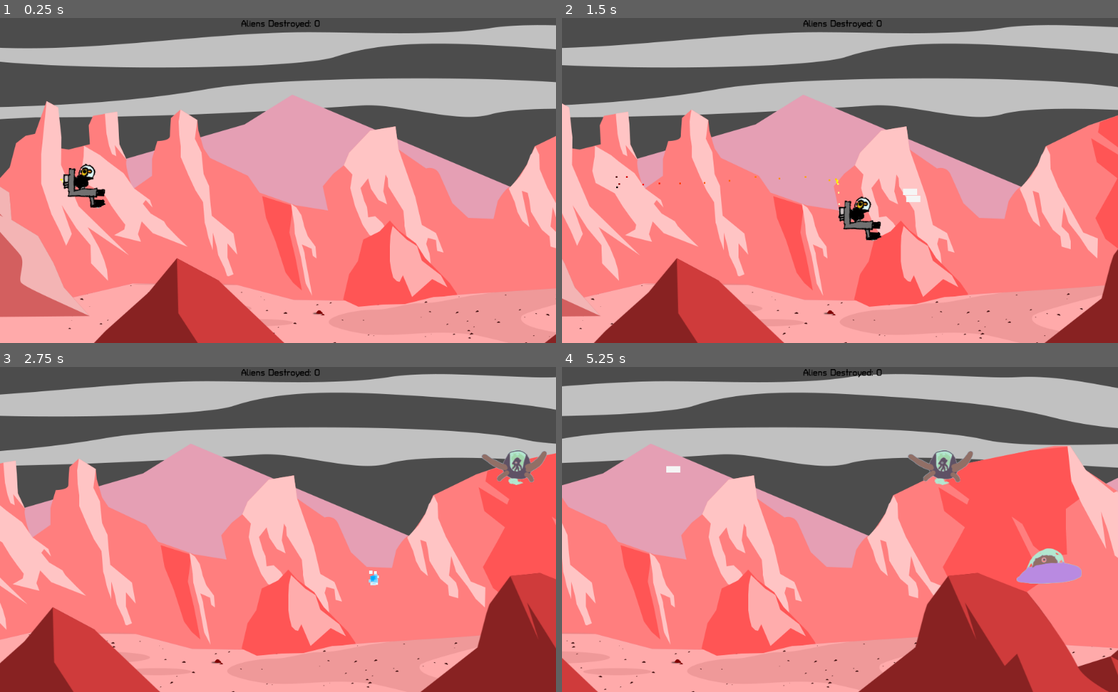
Above: before the commit, frames 1-4 (two rows, left to right).
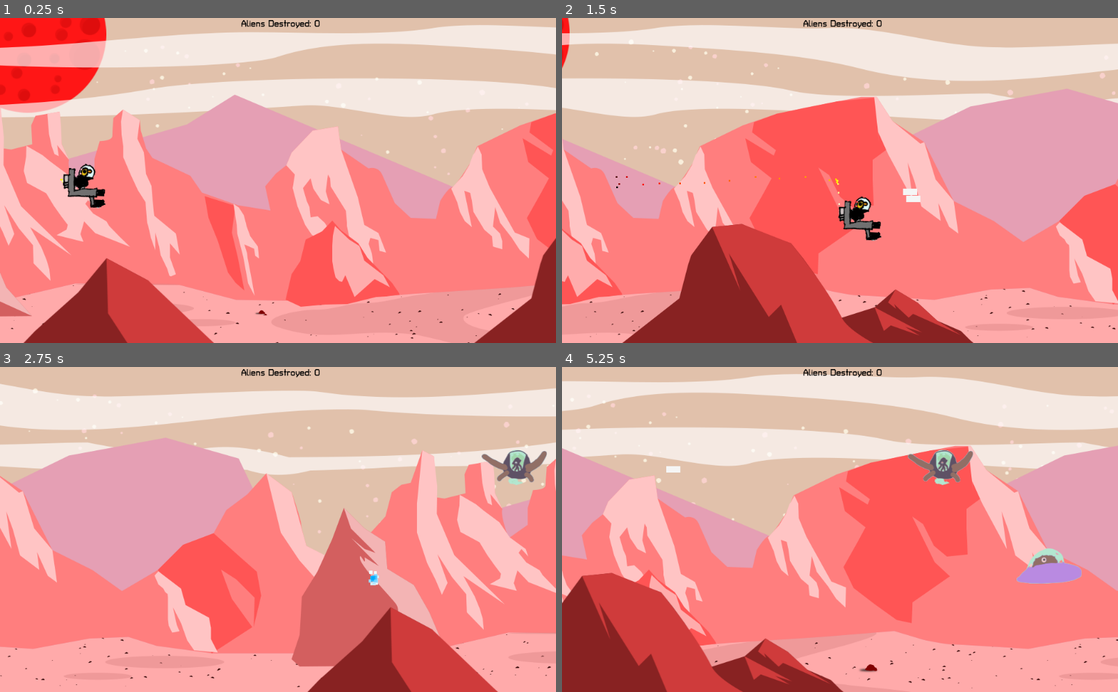
Above: after the commit, the same moments.

Repository: the-g-force/FamJam-January2021
Game: Godot game, scene res://src/Level.tscn
Two runs of this game, one before a commit and one after it. Both use one fixed random seed, a clock stepped at 60 frames per second and the inputs below.
Inputs:
- Up to frame 1 (0.25 s): no input
- Up to frame 2 (1.5 s): tap Enter at 0.5 s; hold D (move_right) 0.53-1.28 s; tap Space (fire) at 0.6, 1.35 s; hold S (move_down) from 1.28 s (still down)
- Up to frame 3 (2.75 s): release S (move_down) at 2.03 s; hold D (move_right) from 2.03 s (still down); tap Space (fire) at 2.1 s
- Up to frame 4 (5.25 s): release D (move_right) at 2.78 s; hold W (move_up) 2.78-3.53 s; tap Space (fire) every 0.75 s from 2.85 to 5.1 s; hold A (move_left) 3.53-5.03 s; hold S (move_down) from 5.03 s (still down)

The runs differ from the first frame. In frame 1, 74% of the frame differs, in the area x 0-100%, y 0-100%; in frame 2, 78%; in frame 3, 77%; in frame 4, 85%.

Commit message:
Add new parallax layers

Diff:
--- a/project/src/Level.tscn
+++ b/project/src/Level.tscn
@@ -6,24 +6,45 @@
 [ext_resource path="res://assets/the_test.ogg" type="AudioStream" id=4]
 [ext_resource path="res://assets/foreground.png" type="Texture" id=5]
 [ext_resource path="res://src/HUD.tscn" type="PackedScene" id=6]
+[ext_resource path="res://assets/sky.png" type="Texture" id=7]
+[ext_resource path="res://assets/moon.png" type="Texture" id=8]
 
 [sub_resource type="RectangleShape2D" id=1]
 extents = Vector2( 556.391, 25 )
 
 [node name="Level" type="Node2D"]
 script = ExtResource( 2 )
+background_scroll_speed = 500.0
 
 [node name="ParallaxBackground" type="ParallaxBackground" parent="."]
 
-[node name="Background" type="ParallaxLayer" parent="ParallaxBackground"]
+[node name="Sky" type="ParallaxLayer" parent="ParallaxBackground"]
+motion_scale = Vector2( 0.1, 1 )
 motion_mirroring = Vector2( 2048, 0 )
 
-[node name="Sprite" type="Sprite" parent="ParallaxBackground/Background"]
+[node name="Sprite" type="Sprite" parent="ParallaxBackground/Sky"]
+texture = ExtResource( 7 )
+centered = false
+
+[node name="Moon" type="ParallaxLayer" parent="ParallaxBackground"]
+position = Vector2( 1.5874, -1.5874 )
+motion_scale = Vector2( 0.29, 1 )
+motion_mirroring = Vector2( 2048, 0 )
+
+[node name="Sprite" type="Sprite" parent="ParallaxBackground/Moon"]
+position = Vector2( 85.7197, 31.748 )
+texture = ExtResource( 8 )
+
+[node name="Mountains" type="ParallaxLayer" parent="ParallaxBackground"]
+motion_mirroring = Vector2( 2048, 0 )
+
+[node name="Sprite" type="Sprite" parent="ParallaxBackground/Mountains"]
 texture = ExtResource( 1 )
 centered = false
 
 [node name="Foreground" type="ParallaxLayer" parent="ParallaxBackground"]
 motion_scale = Vector2( 1.22, 1 )
+motion_mirroring = Vector2( 2048, 0 )
 
 [node name="Sprite" type="Sprite" parent="ParallaxBackground/Foreground"]
 texture = ExtResource( 5 )
Not shown: 1 places in project/src/Level.tscn that only renumber resources
